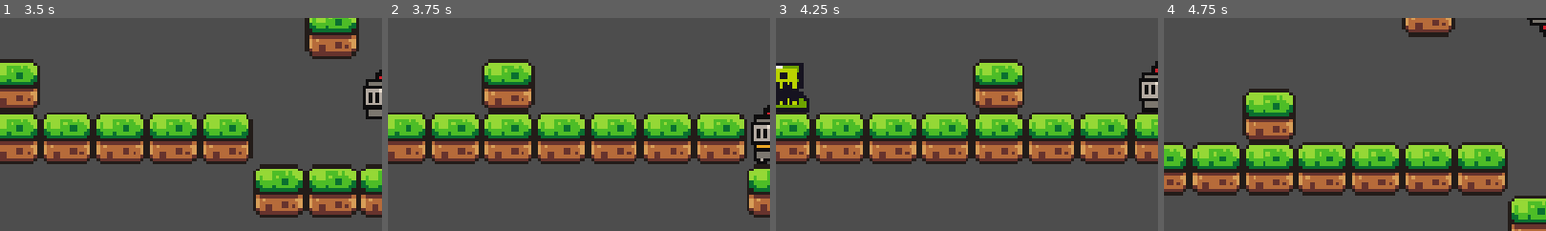
Above: before the commit, frames 1-4 (left to right).
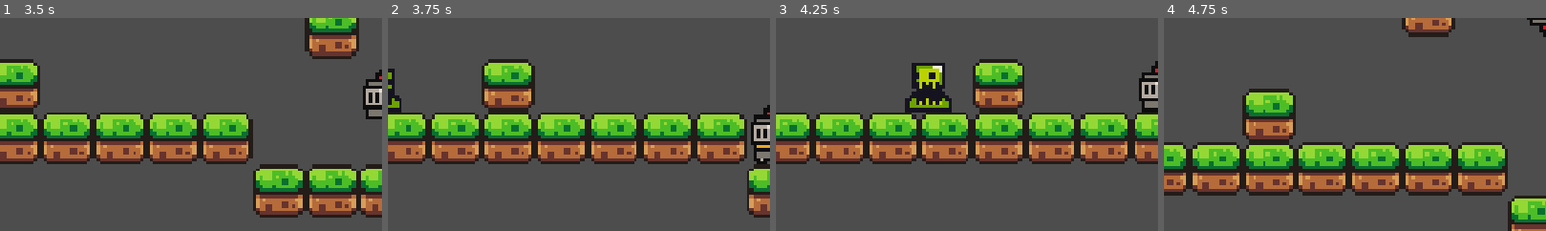
Above: after the commit, the same moments.

Repository: SiwonPark123/first-game-no-tutorial
Game: Godot game, scene res://scenes/level_1.tscn
Two runs of this game, one before a commit and one after it. Both use one fixed random seed, a clock stepped at 60 frames per second and the inputs below.
Inputs:
- Up to frame 1 (3.5 s): hold Right (move_right) 0.53-2.03 s; tap W (jump) at 0.77, 1.52, 3.02 s; hold A (move_left) from 2.03 s (still down)
- Up to frame 2 (3.75 s): keep holding A (move_left)
- Up to frame 3 (4.25 s): keep holding A (move_left); tap W (jump) at 3.77 s
- Up to frame 4 (4.75 s): release A (move_left) at 4.28 s; hold Right (move_right) from 4.28 s (still down); tap W (jump) at 4.52 s
The pictures show only the part of the screen within x 0-50%, y 45-95%; the shares and areas given below are measured in that part.

Frame 1 is identical in both runs. In frame 2, 0.5% of the frame differs, in the area x 0-4%, y 23-45%; in frame 3, 4.1%, in the area x 0-46%, y 21-45%; in frame 4, nothing differs.

Commit message:
enemy seems to be finished
small unwanted bug(?) with move and slide where if player moves a direction before colliding with the slime, player slides in that direction until they hit a wall

Diff:
--- a/scenes/slime.tscn
+++ b/scenes/slime.tscn
@@ -1,6 +1,7 @@
 [gd_scene format=3 uid="uid://byute50gyjr6r"]
 
 [ext_resource type="Texture2D" uid="uid://ohxm8lew2gam" path="res://assets/sprites/slime_green.png" id="1_371uh"]
+[ext_resource type="Script" uid="uid://bt4l0nisl1wej" path="res://scripts/slime.gd" id="1_p2gj0"]
 
 [sub_resource type="AtlasTexture" id="AtlasTexture_p2gj0"]
 atlas = ExtResource("1_371uh")
@@ -39,6 +40,7 @@
 }]
 
 [node name="Slime" type="Node2D" unique_id=1642600260]
+script = ExtResource("1_p2gj0")
 
 [node name="AnimatedSprite2D" type="AnimatedSprite2D" parent="." unique_id=1367788862]
 sprite_frames = SubResource("SpriteFrames_d4lbn")
@@ -47,8 +49,8 @@
 
 [node name="RightRayCast" type="RayCast2D" parent="." unique_id=42914820]
 position = Vector2(1, 5)
-target_position = Vector2(11, 0)
+target_position = Vector2(7, 0)
 
 [node name="LeftRayCast" type="RayCast2D" parent="." unique_id=158446982]
 position = Vector2(1, 5)
-target_position = Vector2(-13, 0)
+target_position = Vector2(-9, 0)
--- a/scripts/player.gd
+++ b/scripts/player.gd
@@ -37,7 +37,7 @@
 		else:
 			velocity.x = move_toward(velocity.x, 0, SPEED)
 
-		move_and_slide()
+	move_and_slide()
 
 
 
@@ -55,7 +55,9 @@
 	die()
 
 func die():
-	dying = true
-	animated_sprite.play("death")
-	Engine.time_scale = 0.5
-	restart_timer.start()
+	if !dying:
+		print("dead")
+		dying = true
+		animated_sprite.play("death")
+		Engine.time_scale = 0.5
+		restart_timer.start()
--- /dev/null
+++ b/scripts/slime.gd
@@ -0,0 +1,17 @@
+extends Node2D
+
+const SPEED = 60
+var direction = 1
+@onready var right_ray: RayCast2D = $RightRayCast
+@onready var left_ray: RayCast2D = $LeftRayCast
+@onready var animated_sprite: AnimatedSprite2D = $AnimatedSprite2D
+
+# Called every frame. 'delta' is the elapsed time since the previous frame.
+func _process(delta: float) -> void:
+	position.x += direction * delta * 60
+	if right_ray.is_colliding():
+		animated_sprite.flip_h = true
+		direction = -1
+	elif left_ray.is_colliding():
+		animated_sprite.flip_h = false
+		direction = 1
Not shown, added: scripts/slime.gd.uid
